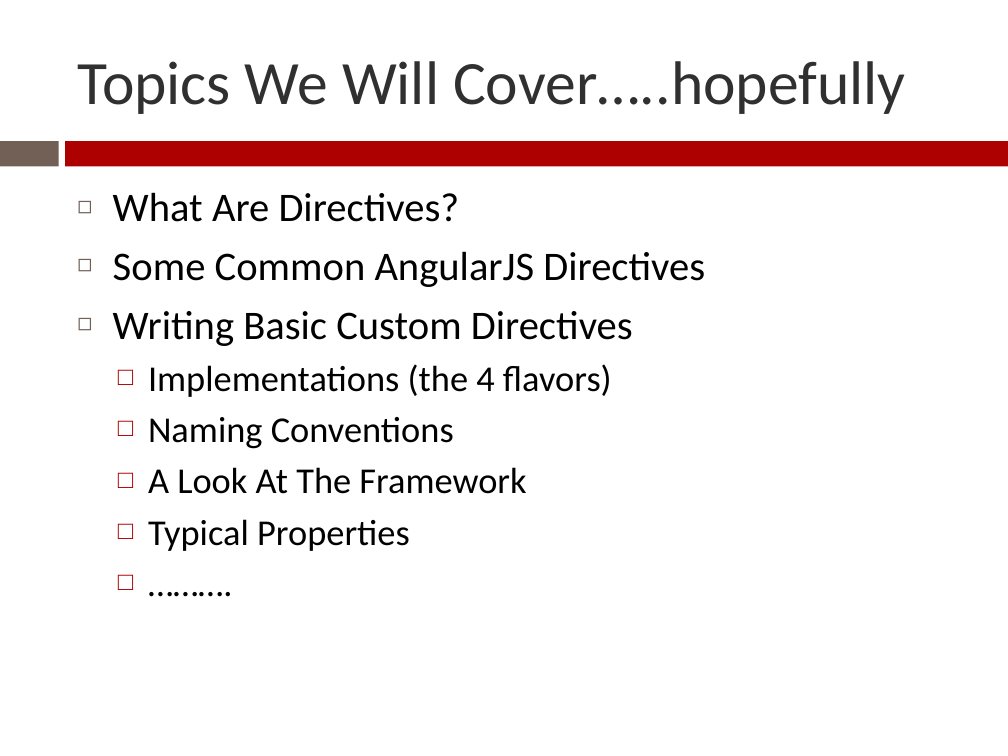
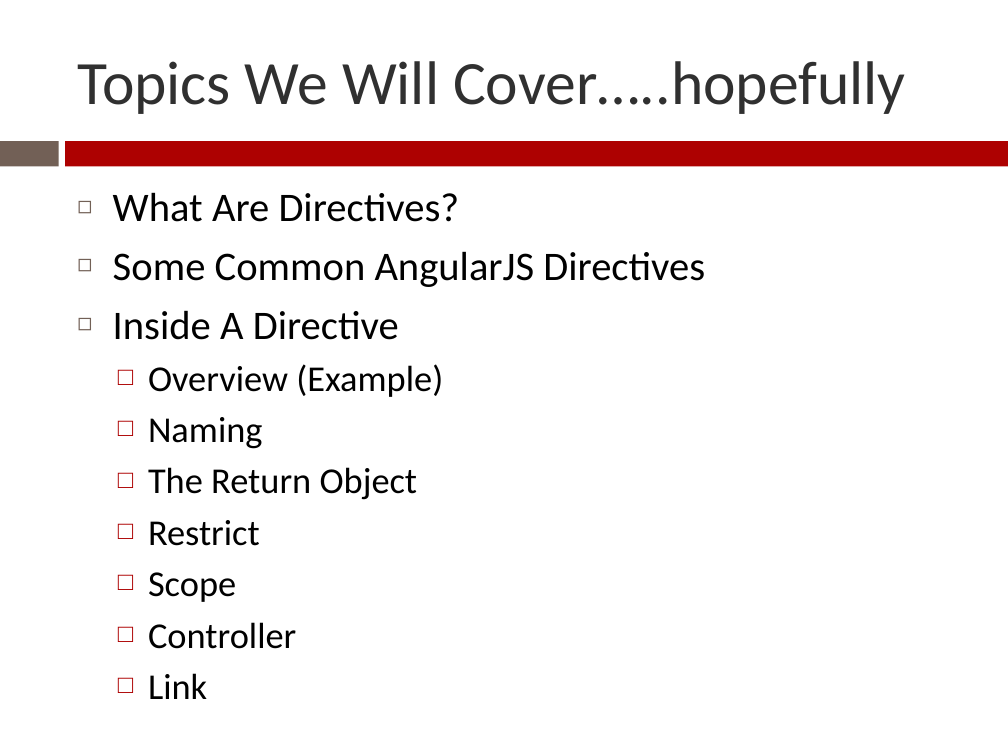
Before and after one commit to Zenitram-Oriaj/AngularJS_Directives, a slide deck: slide 2 of presentation/ajs_dir_presentation.pptx. Drawn at 1008x756 pixels with LibreOffice and Linux fonts; fonts in the diff are those of the drawing. Boxes give left, top, right and bottom in pixels: in the first picture for what was removed or moved away, otherwise in the second. Text is boxed around its words. In the diff, an @@ line names an element or a change of style, - is before the commit and + after.

```diff
--- a/presentation/ajs_dir_presentation.pptx
+++ b/presentation/ajs_dir_presentation.pptx
@@ text at box(113, 310, 443, 649): text changed @@
-◻ Writing Basic Custom Directives
-  □ Implementations (the 4 flavors)
-  □ Naming Conventions
-  □ A Look At The Framework
-  □ Typical Properties
-  □ ……….
+◻ Inside A Directive
+  □ Overview (Example)
+  □ Naming
+  □ The Return Object
+  □ Restrict
+  □ Scope
+  □ Controller
+  □ Link
```
Also in this commit, not shown: 5 other slides changed, 6 slides added, 1 slide removed, 1 other file.
